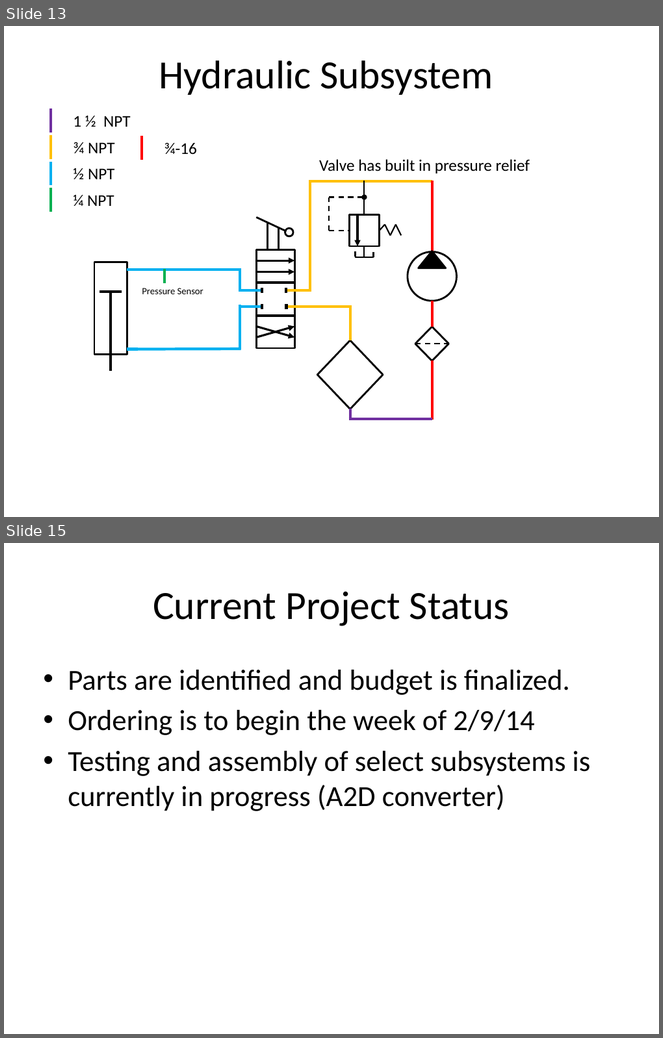
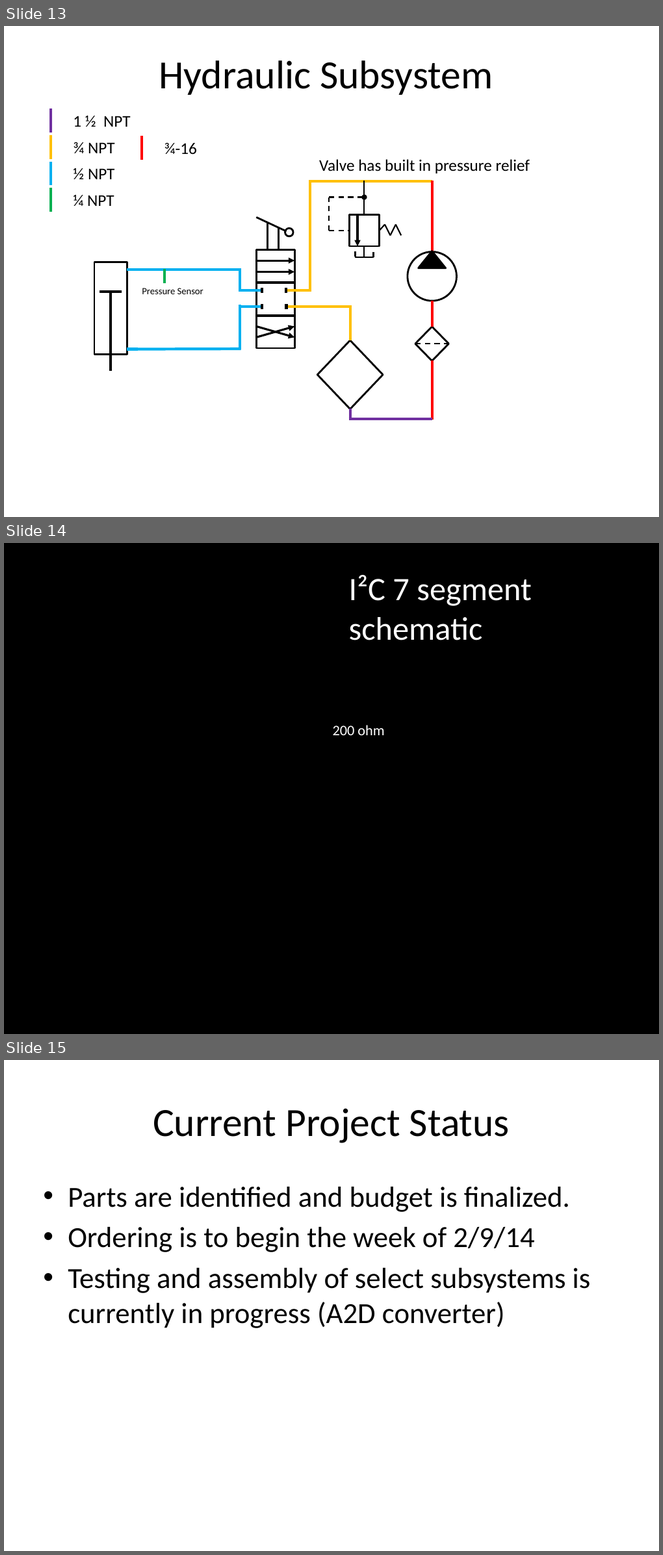
Before and after one commit to TheBengineer/Bridge-Tester, a slide deck: Presentations/February 10, 2014/Bridge Tester.pptx. Shown one above the other, each under a label of ours: slides 13 and 15 before the commit, slides 13, 14 and 15 after it; the slides between them are not shown. The pictures are 663x1038 and 663x1555 pixels, drawn with LibreOffice and Linux fonts; fonts in the diff are those of the drawing; background and template pictures are left out. Boxes give left, top, right and bottom in pixels: in the first picture for what was removed or moved away, otherwise in the second. Text is boxed around its words. In the diff, an @@ line names an element or a change of style, - is before the commit and + after.

```diff
--- a/Presentations/February 10, 2014/Bridge Tester.pptx
+++ b/Presentations/February 10, 2014/Bridge Tester.pptx
@@ slide 14 added at (x1=4, y1=543, x2=659, y2=1034), background picture (left out) @@
@@ text added at (x1=349, y1=575, x2=532, y2=641), 36 pt, text #FFFFFF @@
+I²C 7 segment schematic
@@ text added at (x1=333, y1=725, x2=384, y2=735), 16 pt, text #FFFFFF @@
+200 ohm
```
Also in this commit, not shown: 2 other slides added, 1 slide removed.
